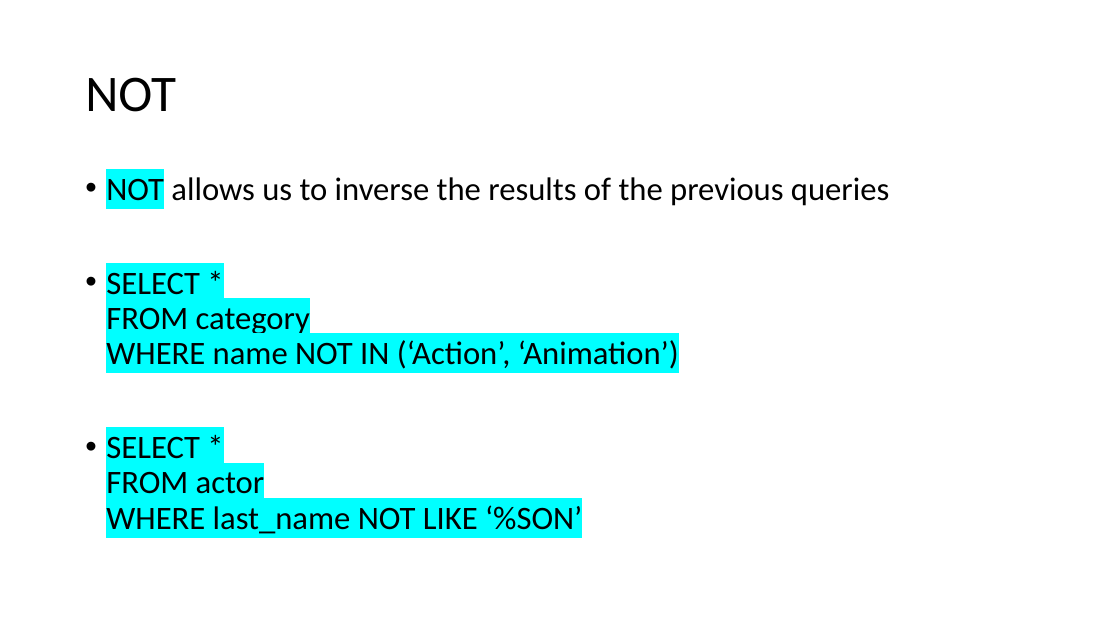
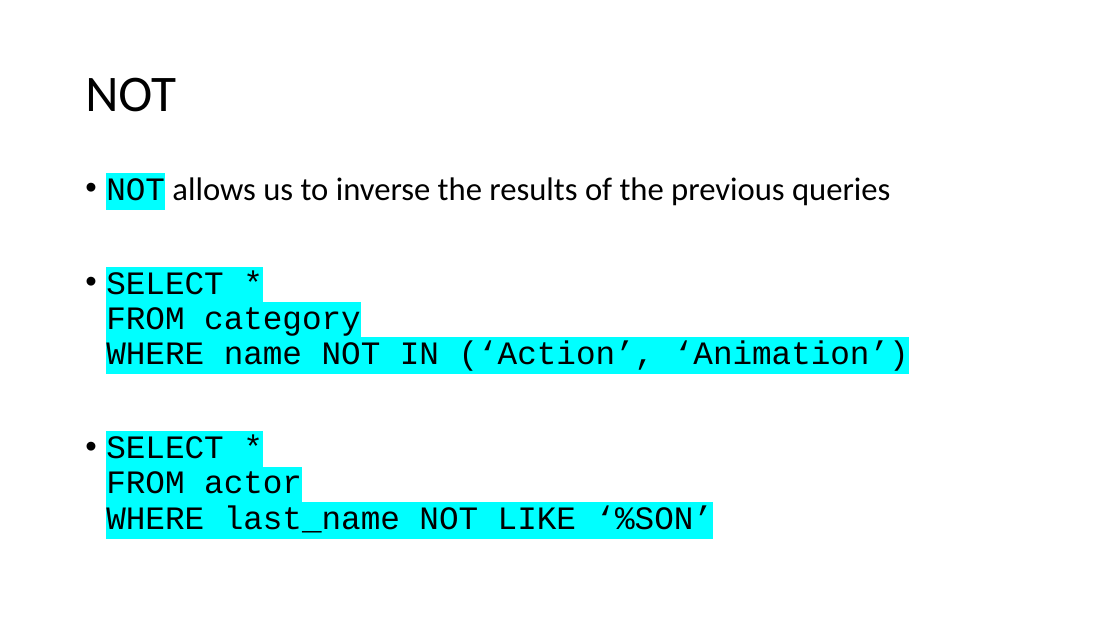
Before and after one commit to TataAndBigData/Practical-ML-DS, a slide deck: slide 22 of Chapter 2. Python for Data Scientists/Module 2. SQL/0. SQL Basics.pptx. Drawn at 1120x630 pixels with LibreOffice and Linux fonts; fonts in the diff are those of the drawing. Boxes give left, top, right and bottom in pixels: in the first picture for what was removed or moved away, otherwise in the second. Text is boxed around its words. In the diff, an @@ line names an element or a change of style, - is before the commit and + after.

```diff
--- a/Chapter 2. Python for Data Scientists/Module 2. SQL/0. SQL Basics.pptx
+++ b/Chapter 2. Python for Data Scientists/Module 2. SQL/0. SQL Basics.pptx
@@ text "NOT allows us to inverse ..." at <box>106,177,909,533</box>: font Calibri to Courier New in "NOT", "SELECT * FROM category WHERE name NOT ...", "SELECT * FROM actor WHERE last_name NOT ..." @@
```
Also in this commit, not shown: 5 other slides changed.
